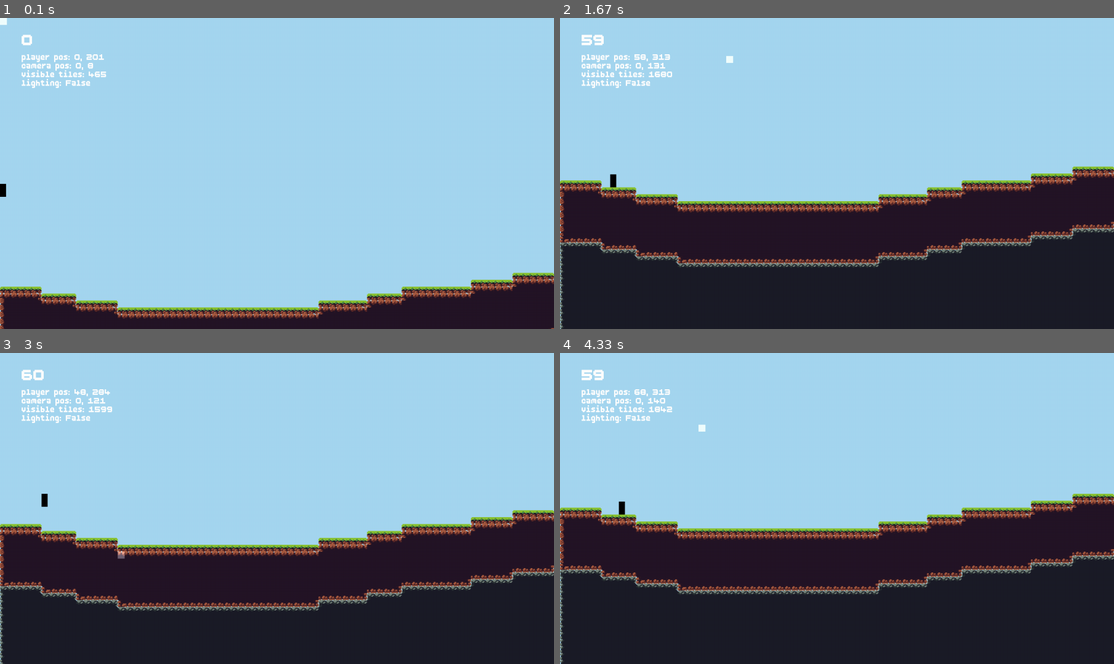
Above: before the commit, frames 1-4 (two rows, left to right).
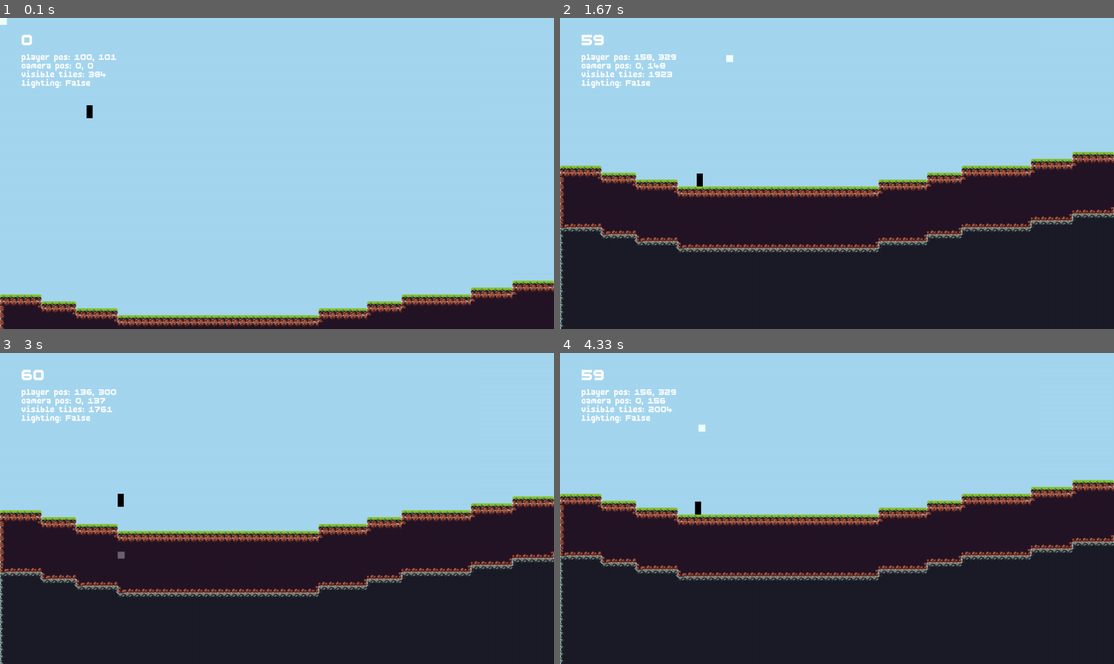
Above: after the commit, the same moments.

Repository: Nicholas-Merillat/tilemap-pygame
Game: pygame game, started from main.py
Same seed, same stepped clock (60 frames per second), same inputs: the game is played once before the commit and once after it.
Inputs (mouse positions are in pixels of both pictures, inside the frame that each line leads up to):
- Up to frame 1 (0.1 s): no input
- Up to frame 2 (1.67 s): hold D 0.33-0.8 s; move the mouse to (814, 185) at 0.37 s; hold W 0.83-1.13 s; move the mouse to (687, 182) at 0.87 s; hold D 1.17-1.63 s; move the mouse to (726, 61) at 1.2 s
- Up to frame 3 (3 s): hold A 1.67-2.2 s; move the mouse to (99, 449) at 1.7 s; hold A 2.23-2.63 s; move the mouse to (454, 402) at 2.27 s; hold W from 2.67 s (still down); move the mouse to (121, 558) at 2.7 s
- Up to frame 4 (4.33 s): release W at 3.03 s; hold D 3.07-3.7 s; move the mouse to (737, 620) at 3.1 s; hold A 3.73-4.2 s; move the mouse to (764, 458) at 3.77 s; hold D from 4.23 s (still down); move the mouse to (704, 427) at 4.27 s

The runs differ from the first frame. In frame 1, 5.9% of the frame differs, in the area x 0-100%, y 11-100%; in frame 2, 12%; in frame 3, 12%; in frame 4, 12%.

Commit message:
tile lighting from surface going down

Diff:
--- a/main.py
+++ b/main.py
@@ -32,7 +32,7 @@
         self.tilemap.generate_world()
         self.lighting = False
 
-        self.player = Player(0, 200, 7, 15, self.tilemap)
+        self.player = Player(100, 100, 7, 15, self.tilemap)
 
     def render(self):
         # Draw any pixel art on viewport to keep pixels
@@ -40,9 +40,6 @@
 
         # Blit only the whats visible from the camera and tilemap to viewport
         self.viewport.blit(self.tilemap.surface, (0,0))
-        if self.lighting:
-            for rect in self.tilemap.rects:
-                pygame.draw.rect(self.viewport, (0,0,0), (rect.left, rect.top, rect.width, rect.height))
 
         # Tilemap highlight on cursor
         self.viewport.blit(self.tilemap.cursor, (self.mouse_position_tile.x * TILE_SIZE - self.camera.x, self.mouse_position_tile.y * TILE_SIZE - self.camera.y), special_flags=pygame.BLEND_ADD)
@@ -100,12 +97,12 @@
             if self.mouse_pressed[0]:
                 self.tilemap.set_tile(int(self.mouse_position_tile.x), int(self.mouse_position_tile.y), 0)
             elif self.mouse_pressed[2]:
-                self.tilemap.set_tile(int(self.mouse_position_tile.x), int(self.mouse_position_tile.y), 3)
+                self.tilemap.set_tile(int(self.mouse_position_tile.x), int(self.mouse_position_tile.y), 1)
 
             self.keys = pygame.key.get_pressed()
             self.player.update(self.delta, self.keys)
             self.camera.update(self.delta, self.keys, self.player)
-            self.tilemap.update()
+            self.tilemap.update(self.lighting)
 
             self.render()
             pygame.display.update()
--- a/tilemap.py
+++ b/tilemap.py
@@ -10,6 +10,7 @@
 
         self.tile_count = 0
         self.grid = numpy.full((TILEMAP_SIZE[0], TILEMAP_SIZE[1]), 0)
+        self.light_grid = numpy.full((TILEMAP_SIZE[0], TILEMAP_SIZE[1]), 0)
         self.offsets = [(0, -1, 0), (-1, 0, 1), (1, 0, 2), (0, 1, 3)]
 
         self.surface = pygame.surface.Surface(VIEWPORT_RESOLUTION, pygame.SRCALPHA)
@@ -64,8 +65,12 @@
             self.set_tile(x, range(y + 1, y + 9), 2)
             self.set_tile(x, range(y + 9, TILEMAP_SIZE[1]), 3)
 
-    def update(self):
+    def update(self, lighting):
+        # Sky
+        self.surface.fill((165,215,240))
+
         self.tile_count = 0
+        self.tile_surfaces = []
 
         # Range used to see which tiles to render on screen based on what the camera can see
         self.camera_to_tile = self.screen_to_tile(self.camera.x % TILE_SIZE, self.camera.y % TILE_SIZE)
@@ -74,14 +79,13 @@
         self.visible_x = range(max(0, int(self.camera_to_tile.x) - 1), min(int(self.camera_to_tile.x + self.visible_tiles_x) + 1, TILEMAP_SIZE[0]))
         self.visible_y = range(max(0, int(self.camera_to_tile.y) - 1), min(int(self.camera_to_tile.y + self.visible_tiles_y) + 1, TILEMAP_SIZE[1]))
 
-        self.surface.fill((165,215,240))
-        tile_surfaces = []
-
+        # Iterating column major is apparently more memory efficient
         for y in self.visible_y:
             for x in self.visible_x:
-                tile_id = self.grid[x, y] # Accessing directly instead of using get_tile is marginally faster
+                tile_id = self.grid[x][y] # Accessing directly instead of using get_tile() is marginally faster
                 if tile_id >= 1:
                     self.tile_count += 1
+                    self.light_grid[x][y] = max(0, self.light_grid[x][y-1] - 1)
 
                     # Bit masking for auto tiling
                     bitmask = 0
@@ -91,5 +95,19 @@
                             if self.grid[nx][ny] == tile_id:
                                 bitmask |= (1 << bit[2])
 
-                    tile_surfaces.append(((self.tilesets[tile_id - 1].get_tile_surface(bitmask)), (math.floor((x * TILE_SIZE) - self.camera.x), math.floor((y * TILE_SIZE)  - self.camera.y), TILE_SIZE, TILE_SIZE)))
-        self.rects = self.surface.blits(tile_surfaces, True)
+                    tile = (self.tilesets[tile_id - 1].get_tile_surface(bitmask))
+                    if lighting:
+                        black = pygame.Surface((TILE_SIZE, TILE_SIZE), pygame.SRCALPHA)
+                        if self.light_grid[x][y] != 0:
+                            black.fill((0,0,0, self.light_grid[x][y] * -36 % 255))
+                            self.tile_surfaces.append((tile, (math.floor((x * TILE_SIZE) - self.camera.x), math.floor((y * TILE_SIZE)  - self.camera.y), TILE_SIZE, TILE_SIZE)))
+                            self.tile_surfaces.append((black, (math.floor((x * TILE_SIZE) - self.camera.x), math.floor((y * TILE_SIZE)  - self.camera.y), TILE_SIZE, TILE_SIZE)))
+                        else:
+                            black.fill((0,0,0, 255))
+                            self.tile_surfaces.append((black, (math.floor((x * TILE_SIZE) - self.camera.x), math.floor((y * TILE_SIZE)  - self.camera.y), TILE_SIZE, TILE_SIZE)))
+                    else:
+                        self.tile_surfaces.append((tile, (math.floor((x * TILE_SIZE) - self.camera.x), math.floor((y * TILE_SIZE)  - self.camera.y), TILE_SIZE, TILE_SIZE)))
+                else:
+                    self.light_grid[x][y] = 8
+
+        self.rects = self.surface.blits(self.tile_surfaces, True)
Binary file added: content/sprites/dirt-old.png
Binary file added: content/sprites/grass-old.png
Binary file added: content/sprites/stone-old.png
